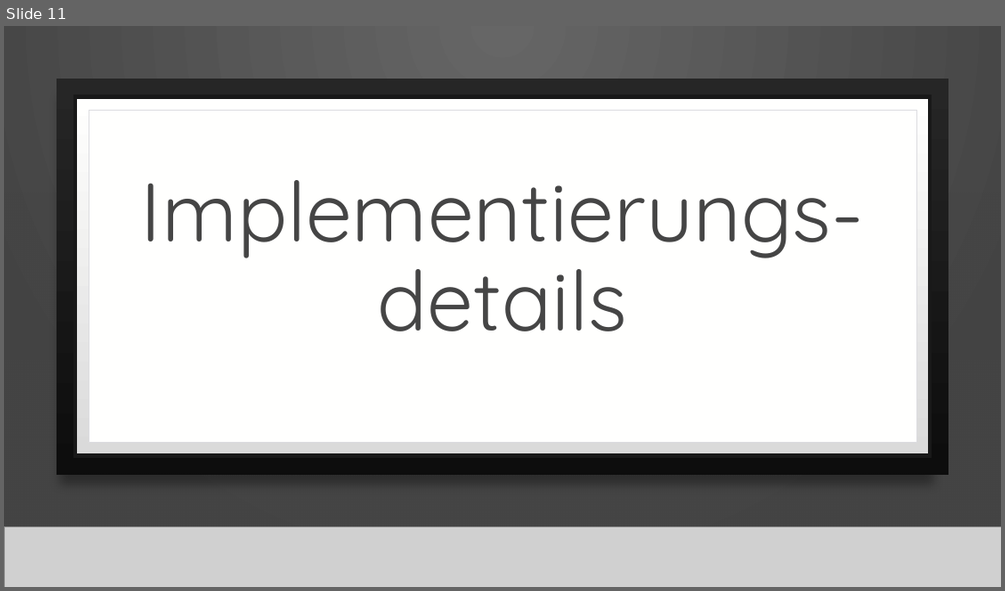
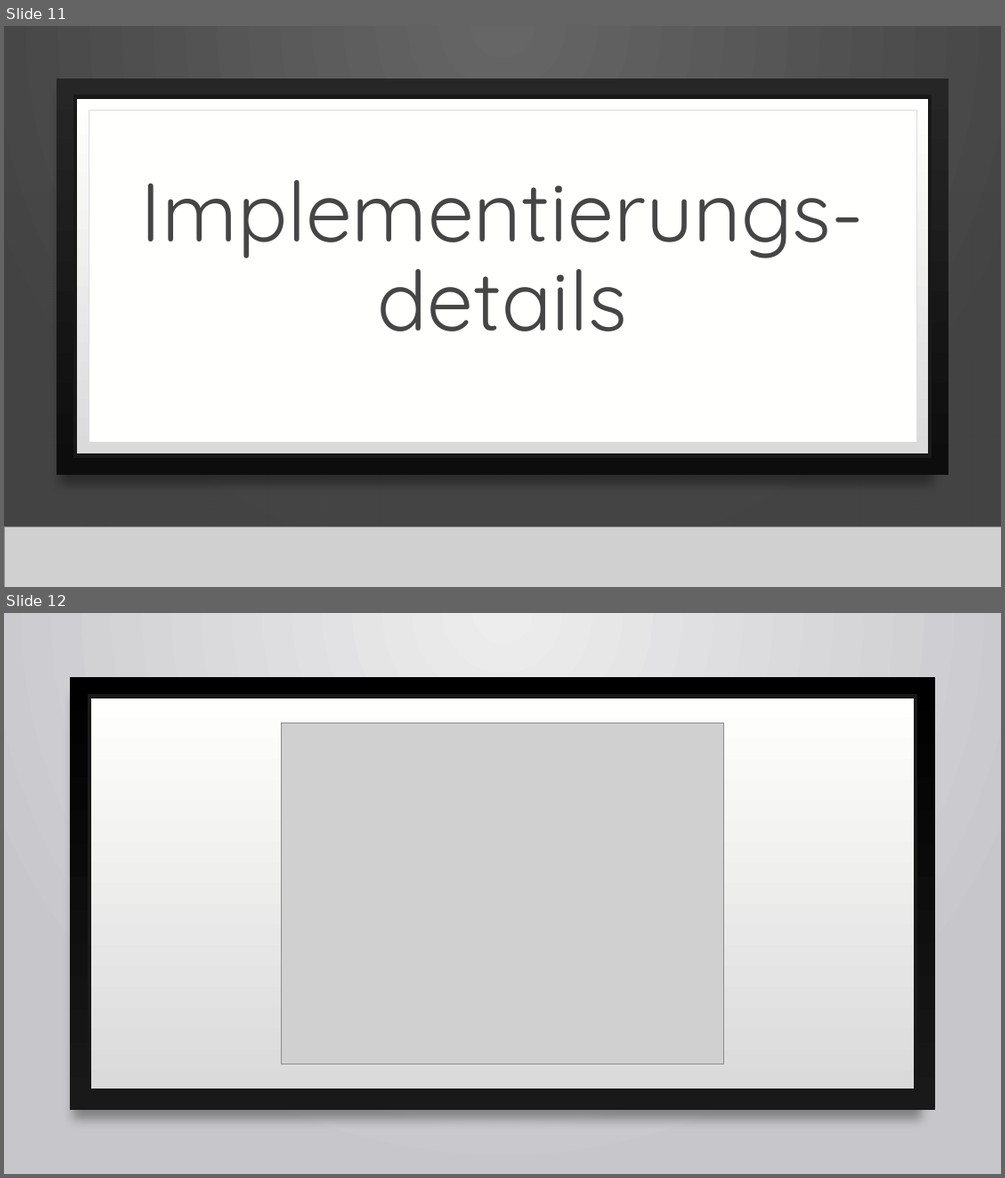
Before and after one commit to WebEngineering18/Pr-sentation, a slide deck: Fragebogen zum Status der Bauqualität.pptx. Shown one above the other, each under a label of ours: slide 11 before the commit, slides 11 and 12 after it. The pictures are 1005x591 and 1005x1178 pixels, drawn with LibreOffice and Linux fonts; fonts in the diff are those of the drawing; grey boxes stand for pictures; background and template pictures are left out. Boxes give left, top, right and bottom in pixels: in the first picture for what was removed or moved away, otherwise in the second. Text is boxed around its words. In the diff, an @@ line names an element or a change of style, - is before the commit and + after.

```diff
--- a/Fragebogen zum Status der Bauqualität.pptx
+++ b/Fragebogen zum Status der Bauqualität.pptx
@@ slide 12 added at box(4, 613, 1001, 1174), background gradient #EDEDEE to #C8C8CB; not listed: 1 template element that a slide beside it also shows @@
@@ rectangle added at box(4, 613, 1001, 1174), fill gradient #EDEDEE to #C8C8CB @@
@@ rectangle added at box(4, 651, 1001, 1113), fill gradient #DCDCE0 to #DEDEE2 @@
@@ rectangle added at box(70, 677, 935, 1111), fill gradient #000001 to #191919 @@
@@ rectangle added at box(89, 696, 915, 1090), fill gradient #DADADA to #FFFFFE, outline #191919 4 pt @@
@@ picture added at box(282, 723, 724, 1064) @@
@@ rectangle added at box(4, 779, 1001, 1114), fill gradient #DCDCE0 @@
@@ picture added at box(4, 1114, 1001, 1174) @@
@@ line added from (4, 1114) to (1001, 1114), #000001 1 pt @@
```
Also in this commit, not shown: 8 other slides added, 3 other files.
